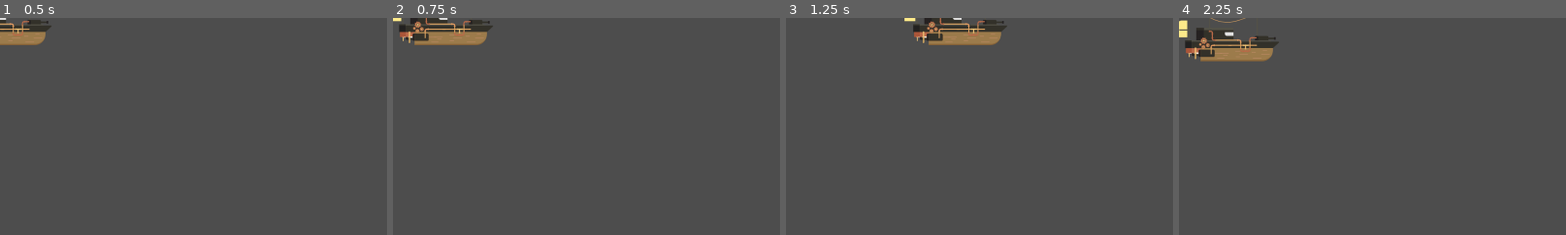
Above: before the commit, frames 1-4 (left to right).
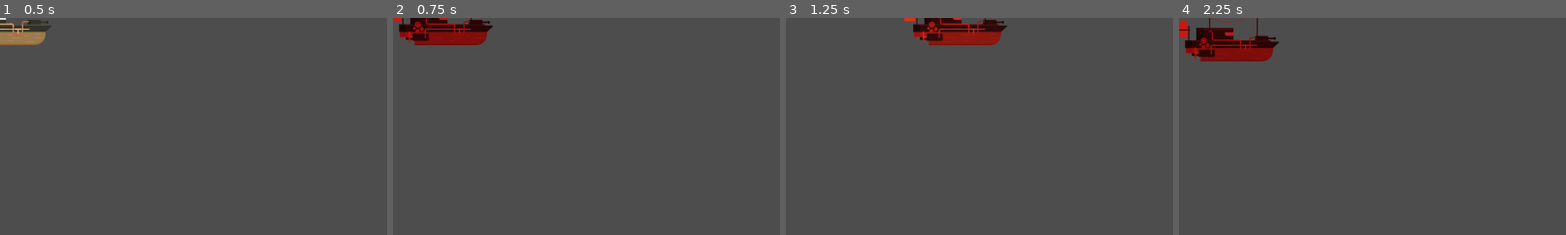
Above: after the commit, the same moments.

Repository: luishernandezg/arkanet
Game: Godot game, scene res://Scenes/Nivel1.tscn
Two runs of this game, one before a commit and one after it. Both use one fixed random seed, a clock stepped at 60 frames per second and the inputs below.
Inputs:
- Up to frame 1 (0.5 s): no input
- Up to frame 2 (0.75 s): tap Enter at 0.5 s; hold D (move_right) from 0.53 s (still down); hold Z (damage_test, bound only after the commit) from 0.53 s (still down)
- Up to frame 3 (1.25 s): keep holding D (move_right); keep holding Z (damage_test, bound only after the commit)
- Up to frame 4 (2.25 s): release D (move_right) at 1.28 s; release Z (damage_test, bound only after the commit) at 1.28 s; hold A (move_left) 1.28-2.03 s; tap S (move_dowm) at 1.35 s; tap Z (damage_test, bound only after the commit) at 1.55 s; hold D (move_right) from 2.03 s (still down); hold Z (damage_test, bound only after the commit) from 2.03 s (still down)
The pictures show only the part of the screen within x 0-50%, y 0-50%; the shares and areas given below are measured in that part.

Frame 1 is identical in both runs. In frame 2, 2.5% of the frame differs, in the area x 0-26%, y 0-13%; in frame 3, 2.5%; in frame 4, 3.1%, in the area x 0-26%, y 0-21%.

Commit message:
added damage test animation

Diff:
--- a/Scenes/Character.tscn
+++ b/Scenes/Character.tscn
@@ -65,21 +65,32 @@
 "update": 0,
 "values": [0.0]
 }
+tracks/1/type = "value"
+tracks/1/imported = false
+tracks/1/enabled = true
+tracks/1/path = NodePath("CharacterColorFilter:color")
+tracks/1/interp = 1
+tracks/1/loop_wrap = true
+tracks/1/keys = {
+"times": PackedFloat32Array(0),
+"transitions": PackedFloat32Array(1),
+"update": 0,
+"values": [Color(1, 1, 1, 1)]
+}
 
-[sub_resource type="Animation" id="Animation_ykjrc"]
-resource_name = "move_right"
-length = 0.5
+[sub_resource type="Animation" id="Animation_q8vqg"]
+resource_name = "damage"
 tracks/0/type = "value"
 tracks/0/imported = false
 tracks/0/enabled = true
-tracks/0/path = NodePath("Globo:rotation")
+tracks/0/path = NodePath("CharacterColorFilter:color")
 tracks/0/interp = 1
 tracks/0/loop_wrap = true
 tracks/0/keys = {
-"times": PackedFloat32Array(0, 0.5),
-"transitions": PackedFloat32Array(1, 1),
+"times": PackedFloat32Array(0, 0.5, 1),
+"transitions": PackedFloat32Array(1, 1, 1),
 "update": 0,
-"values": [0.0, -0.0698132]
+"values": [Color(0.705882, 0, 0.0666667, 1), Color(1, 0.314761, 0.282953, 1), Color(0.704572, 0, 0.0656478, 1)]
 }
 
 [sub_resource type="Animation" id="Animation_h0s08"]
@@ -98,15 +109,35 @@
 "values": [0.0, 0.0698132]
 }
 
+[sub_resource type="Animation" id="Animation_ykjrc"]
+resource_name = "move_right"
+length = 0.5
+tracks/0/type = "value"
+tracks/0/imported = false
+tracks/0/enabled = true
+tracks/0/path = NodePath("Globo:rotation")
+tracks/0/interp = 1
+tracks/0/loop_wrap = true
+tracks/0/keys = {
+"times": PackedFloat32Array(0, 0.5),
+"transitions": PackedFloat32Array(1, 1),
+"update": 0,
+"values": [0.0, -0.0698132]
+}
+
 [sub_resource type="AnimationLibrary" id="AnimationLibrary_ak5kg"]
 _data = {
 "RESET": SubResource("Animation_eojbc"),
+"damage": SubResource("Animation_q8vqg"),
 "move_left": SubResource("Animation_h0s08"),
 "move_right": SubResource("Animation_ykjrc")
 }
 
 [sub_resource type="AnimationNodeAnimation" id="AnimationNodeAnimation_5qha4"]
 animation = &"RESET"
+
+[sub_resource type="AnimationNodeAnimation" id="AnimationNodeAnimation_douh7"]
+animation = &"damage"
 
 [sub_resource type="AnimationNodeAnimation" id="AnimationNodeAnimation_4ho6a"]
 animation = &"move_left"
@@ -122,15 +153,21 @@
 
 [sub_resource type="AnimationNodeStateMachineTransition" id="AnimationNodeStateMachineTransition_3vo2d"]
 
+[sub_resource type="AnimationNodeStateMachineTransition" id="AnimationNodeStateMachineTransition_ofwtj"]
+
+[sub_resource type="AnimationNodeStateMachineTransition" id="AnimationNodeStateMachineTransition_7pk8b"]
+
 [sub_resource type="AnimationNodeStateMachine" id="AnimationNodeStateMachine_f3tpt"]
 states/End/position = Vector2(1085, 99)
 states/RESET/node = SubResource("AnimationNodeAnimation_5qha4")
 states/RESET/position = Vector2(562.5, 99)
+states/damage/node = SubResource("AnimationNodeAnimation_douh7")
+states/damage/position = Vector2(561.75, 208.5)
 states/move_left/node = SubResource("AnimationNodeAnimation_4ho6a")
-states/move_left/position = Vector2(364, 99.5)
+states/move_left/position = Vector2(364, 99.25)
 states/move_right/node = SubResource("AnimationNodeAnimation_rf12a")
 states/move_right/position = Vector2(755.5, 99)
-transitions = ["move_left", "RESET", SubResource("AnimationN …(235 unchanged characters)… mationNodeStateMachineTransition_3vo2d")]
+transitions = ["move_left", "RESET", SubResource("AnimationN …(235 unchanged characters)… mationNodeStateMachineTransition_3vo2d"), "RESET", "damage", SubResource("AnimationNodeStateMachineTransition_ofwtj"), "damage", "RESET", SubResource("AnimationNodeStateMachineTransition_7pk8b")]
 
 [node name="Character" type="CharacterBody2D"]
 script = ExtResource("1_0lpbi")
@@ -138,7 +175,7 @@
 [node name="Body" type="AnimatedSprite2D" parent="."]
 sprite_frames = SubResource("SpriteFrames_0mlur")
 animation = &"Idle"
-frame_progress = 0.372453
+frame_progress = 0.074048
 
 [node name="Globo" type="Sprite2D" parent="."]
 position = Vector2(9, -76)
@@ -157,3 +194,5 @@
 [node name="AnimationTree" type="AnimationTree" parent="."]
 tree_root = SubResource("AnimationNodeStateMachine_f3tpt")
 anim_player = NodePath("../AnimationPlayer")
+
+[node name="CharacterColorFilter" type="CanvasModulate" parent="."]
--- a/Scripts/character.gd
+++ b/Scripts/character.gd
@@ -20,6 +20,10 @@
 	if(directionX > 0):
 		playback.travel('move_right')
 
+	# Test damage animation with z
+	if Input.is_action_pressed("damage_test"):
+		playback.travel('damage')
+
 	velocity.x = directionX * speed
 	velocity.y = directionY * speed
 
--- a/project.godot
+++ b/project.godot
@@ -52,6 +52,11 @@
 , Object(InputEventJoypadButton,"resource_local_to_scene":false,"resource_name":"","device":-1,"button_index":0,"pressure":0.0,"pressed":false,"script":null)
 ]
 }
+damage_test={
+"deadzone": 0.5,
+"events": [Object(InputEventKey,"resource_local_to_scene":false,"resource_name":"","device":-1,"window_id":0,"alt_pressed":false,"shift_pressed":false,"ctrl_pressed":false,"meta_pressed":false,"pressed":false,"keycode":0,"physical_keycode":90,"key_label":0,"unicode":122,"location":0,"echo":false,"script":null)
+]
+}
 
 [rendering]
 
Not shown: 1 places in Scenes/Character.tscn that only renumber resources
